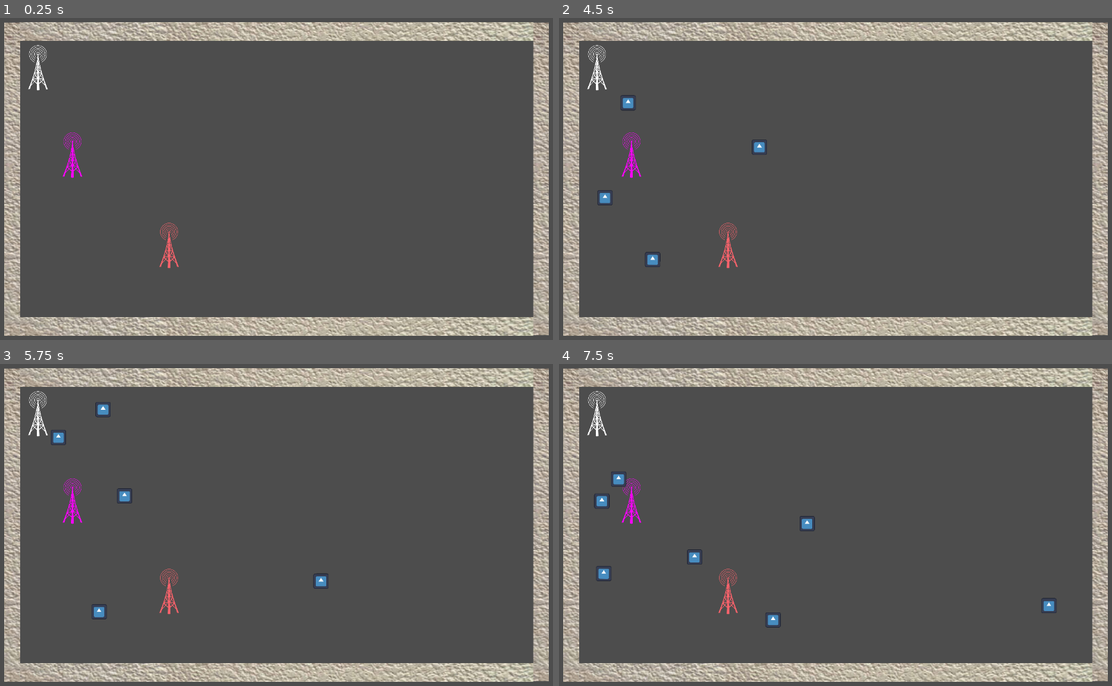
Above: before the commit, frames 1-4 (two rows, left to right).
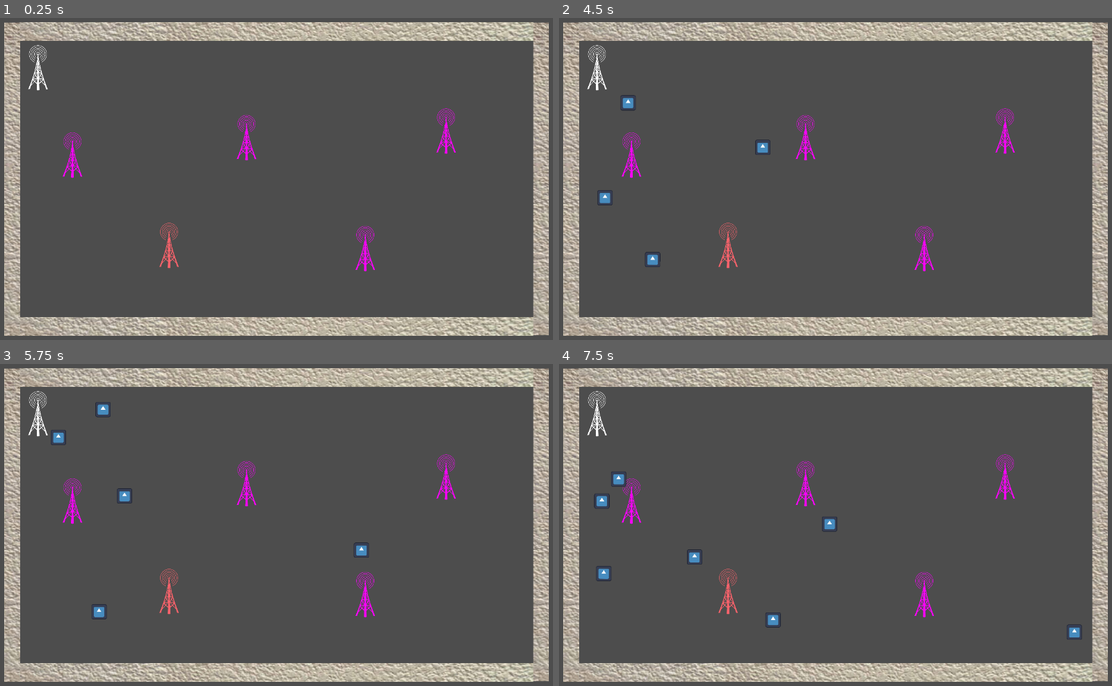
Above: after the commit, the same moments.

Repository: ryupold/ld59
Game: Godot game, scene res://scenes/test_sender.tscn
Two runs of this game, one before a commit and one after it. Both use one fixed random seed, a clock stepped at 60 frames per second and the inputs below. The engine's default icon, where the game draws it, is replaced by a stand-in: a white triangle on a blue panel in a dark square.
Inputs:
- Up to frame 1 (0.25 s): no input
- Up to frame 2 (4.5 s): tap Enter at 0.5 s
- Up to frame 3 (5.75 s): no input
- Up to frame 4 (7.5 s): no input

The runs differ from the first frame. In frame 1, 0.5% of the frame differs, in the area x 42-83%, y 28-79%; in frame 2, 0.6%; in frame 3, 0.7%; in frame 4, 0.9%, in the area x 42-95%, y 28-86%.

Commit message:
detect packet collision

Diff:
--- a/ld59-game/entities/packet/packet.gd
+++ b/ld59-game/entities/packet/packet.gd
@@ -3,7 +3,22 @@
 class_name Packet
 
 @export_category("Properties")
-@export var time_to_live: int = 3;
+@export var ttl: int = 5;
 @export var payload: int = 1;
 @export var degradation: int;
 @export var speed: Vector2;
+
+func _ready():
+	body_entered.connect(onCollision)
+	pass
+
+#func _physics_process(delta):
+	#var x := move_and_collide(Vector2(0,0))
+	#if x:
+		#print(x.get_position())
+
+func onCollision(body: Node2D):
+	ttl -= 1
+	if ttl <= 0:
+		GameState.packetsLost += 1
+		queue_free()
--- a/ld59-game/entities/packet/packet.tscn
+++ b/ld59-game/entities/packet/packet.tscn
@@ -14,6 +14,8 @@
 collision_layer = 2
 physics_material_override = SubResource("PhysicsMaterial_g4aub")
 gravity_scale = 0.0
+contact_monitor = true
+max_contacts_reported = 1
 linear_damp_mode = 1
 script = ExtResource("1_2lw8n")
 
--- a/ld59-game/entities/towers/gravity/gravity_tower.gd
+++ b/ld59-game/entities/towers/gravity/gravity_tower.gd
@@ -5,3 +5,20 @@
 		var offset := packet.global_position.direction_to(global_position)
 		packet.apply_impulse(offset.normalized() * 10)
 	return
+
+func addCompute(body: Node2D) -> void:
+	if body is Packet:
+		var packet := body as Packet
+		packetsColliding.append(packet)
+
+	return
+
+
+func removeCompute(body: Node2D) -> void:
+	if body is Packet:
+		var packet := body as Packet
+		var pos := packetsColliding.find(packet)
+		if pos == -1:
+			return
+		packetsColliding.remove_at(pos);
+	return
--- a/ld59-game/game_state.gd
+++ b/ld59-game/game_state.gd
@@ -1 +1,3 @@
 extends Node
+
+var packetsLost: int
--- a/ld59-game/scenes/test_sender.tscn
+++ b/ld59-game/scenes/test_sender.tscn
@@ -90,3 +90,12 @@
 
 [node name="GravityTower" parent="." unique_id=1233834996 instance=ExtResource("3_awagt")]
 position = Vector2(566, 1133)
+
+[node name="GravityTower" parent="GravityTower" unique_id=1194277531 instance=ExtResource("3_awagt")]
+position = Vector2(1456, -147)
+
+[node name="GravityTower" parent="GravityTower/GravityTower" unique_id=1259367884 instance=ExtResource("3_awagt")]
+position = Vector2(1669, -54)
+
+[node name="GravityTower" parent="GravityTower/GravityTower/GravityTower" unique_id=1743565665 instance=ExtResource("3_awagt")]
+position = Vector2(-676, 984)
